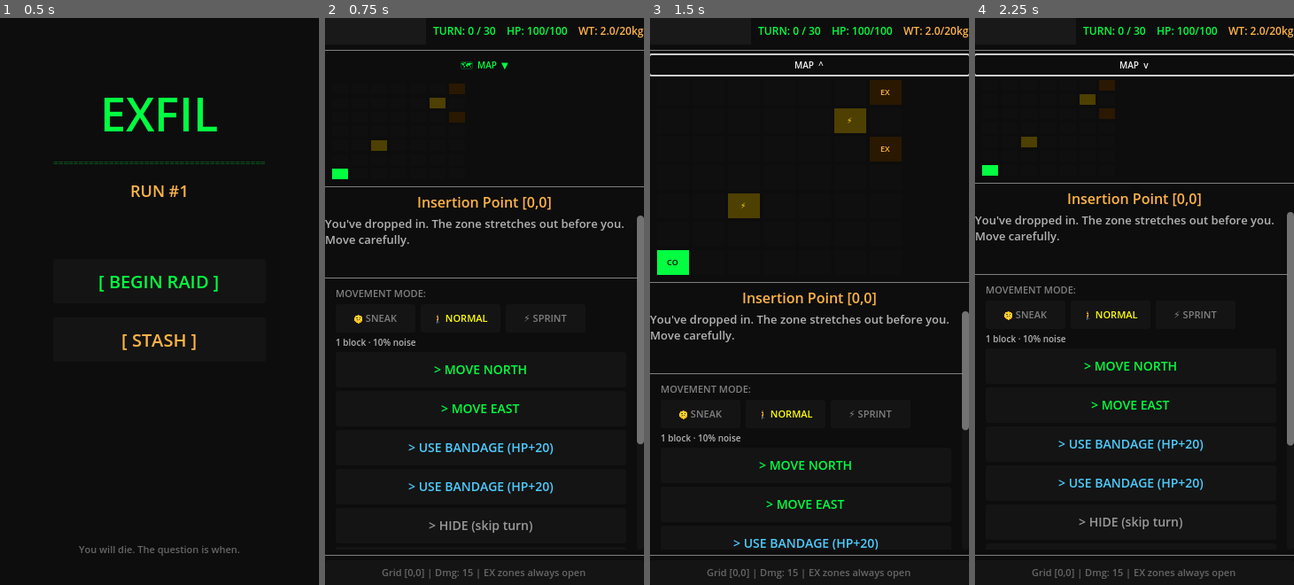
Above: before the commit, frames 1-4 (left to right).
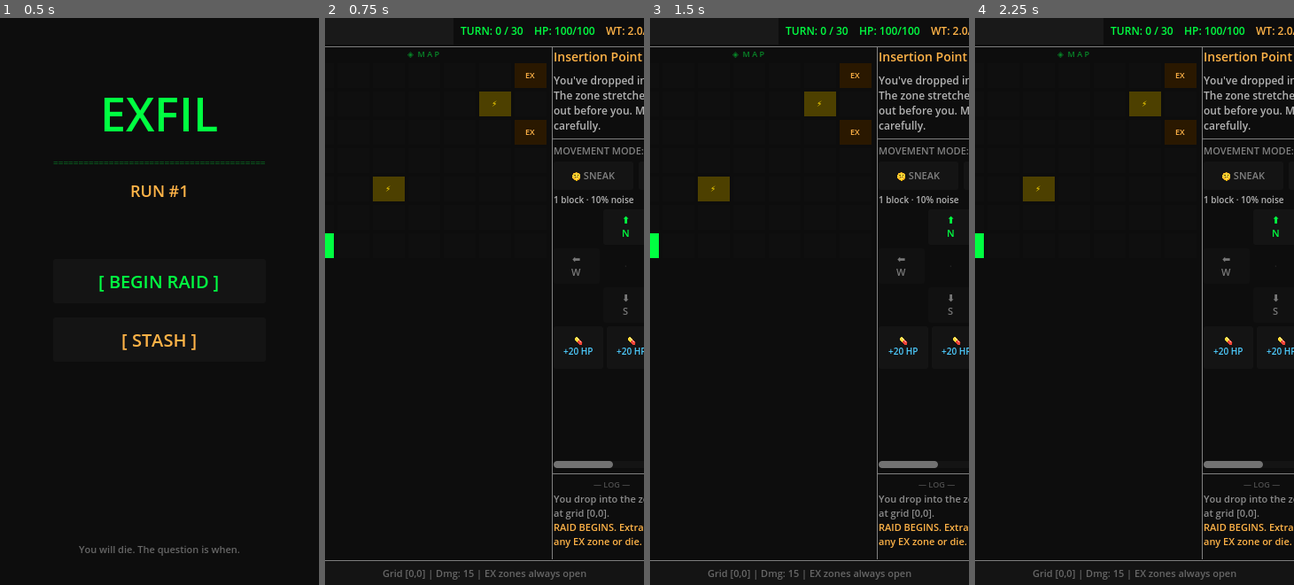
Above: after the commit, the same moments.

Repository: RJDray/Exfil
Game: Godot game, scene res://scenes/MainMenu.tscn
The game is run twice, just before and just after one commit, with the same random seed, the same clock (stepped at 60 frames per second) and the same inputs.
Inputs (mouse positions are in pixels of both pictures, inside the frame that each line leads up to):
- Up to frame 1 (0.5 s): no input
- Up to frame 2 (0.75 s): click "[ BEGIN RAID ]" at 0.5 s
- Up to frame 3 (1.5 s): click (809, 69) at 1.25 s, where only the run before the commit has a clickable "🗺 MAP ▼"
- Up to frame 4 (2.25 s): click (1134, 63) at 2 s, where only the run before the commit has a clickable "MAP ^"

Frame 1 is identical in both runs. In frame 2, 11% of the frame differs, in the area x 0-100%, y 1-100%; in frame 3, 12%; in frame 4, 12%.

Commit message:
feat(ui): split layout — map always left, D-pad compass, icon utility strip

Diff:
--- a/scenes/Raid.tscn
+++ b/scenes/Raid.tscn
@@ -27,6 +27,7 @@
 anchor_bottom = 1.0
 grow_horizontal = 2
 grow_vertical = 2
+theme_override_constants/separation = 0
 
 [node name="TopBar" type="HBoxContainer" parent="MainVBox"]
 layout_mode = 2
@@ -71,96 +72,106 @@
 
 [node name="Divider1" type="HSeparator" parent="MainVBox"]
 layout_mode = 2
-theme_override_colors/separator_color = Color(0, 1, 0.255, 0.3)
+theme_override_colors/separator_color = Color(0, 1, 0.255, 0.2)
 
-[node name="MapToggleBtn" type="Button" parent="MainVBox"]
+[node name="ContentHBox" type="HBoxContainer" parent="MainVBox"]
+layout_mode = 2
+size_flags_vertical = 3
+theme_override_constants/separation = 0
+
+[node name="LeftPanel" type="VBoxContainer" parent="MainVBox/ContentHBox"]
+layout_mode = 2
+custom_minimum_size = Vector2(210, 0)
+size_flags_horizontal = 0
+theme_override_constants/separation = 2
+
+[node name="MapTitle" type="Label" parent="MainVBox/ContentHBox/LeftPanel"]
+layout_mode = 2
+theme_override_colors/font_color = Color(0, 1, 0.255, 0.5)
+theme_override_font_sizes/font_size = 9
+text = "◈  M A P"
+horizontal_alignment = 1
+
+[node name="MinimapMargin" type="MarginContainer" parent="MainVBox/ContentHBox/LeftPanel"]
 unique_name_in_owner = true
 layout_mode = 2
-custom_minimum_size = Vector2(0, 22)
-theme_override_colors/font_color = Color(0, 1, 0.255, 1)
-theme_override_font_sizes/font_size = 10
-text = "🗺  MAP  ▼"
-flat = true
-alignment = 1
-
-[node name="MinimapMargin" type="MarginContainer" parent="MainVBox"]
-unique_name_in_owner = true
-layout_mode = 2
-theme_override_constants/margin_left = 8
-theme_override_constants/margin_right = 8
+theme_override_constants/margin_left = 4
+theme_override_constants/margin_right = 4
 theme_override_constants/margin_top = 2
 theme_override_constants/margin_bottom = 2
 
-[node name="MinimapGrid" type="GridContainer" parent="MainVBox/MinimapMargin"]
+[node name="MinimapGrid" type="GridContainer" parent="MainVBox/ContentHBox/LeftPanel/MinimapMargin"]
 unique_name_in_owner = true
 layout_mode = 2
 size_flags_horizontal = 3
 columns = 7
 
-[node name="MapDivider" type="HSeparator" parent="MainVBox"]
+[node name="VSeparator" type="VSeparator" parent="MainVBox/ContentHBox"]
 layout_mode = 2
-theme_override_colors/separator_color = Color(0, 1, 0.255, 0.3)
+theme_override_colors/separator_color = Color(0, 1, 0.255, 0.2)
 
-[node name="RoomTitle" type="Label" parent="MainVBox"]
+[node name="RightPanel" type="VBoxContainer" parent="MainVBox/ContentHBox"]
+layout_mode = 2
+size_flags_horizontal = 3
+theme_override_constants/separation = 4
+
+[node name="RoomTitle" type="Label" parent="MainVBox/ContentHBox/RightPanel"]
 unique_name_in_owner = true
 layout_mode = 2
+custom_minimum_size = Vector2(0, 24)
 theme_override_colors/font_color = Color(1, 0.702, 0.278, 1)
-theme_override_font_sizes/font_size = 16
-text = "ROOM NAME [0,0]"
+theme_override_font_sizes/font_size = 14
+text = "ROOM NAME"
 horizontal_alignment = 1
 
-[node name="ScrollContainer" type="ScrollContainer" parent="MainVBox"]
-layout_mode = 2
-size_flags_vertical = 3
-
-[node name="ContentVBox" type="VBoxContainer" parent="MainVBox/ScrollContainer"]
-layout_mode = 2
-size_flags_horizontal = 3
-size_flags_vertical = 3
-theme_override_constants/separation = 8
-
-[node name="RoomDesc" type="RichTextLabel" parent="MainVBox/ScrollContainer/ContentVBox"]
+[node name="RoomDesc" type="RichTextLabel" parent="MainVBox/ContentHBox/RightPanel"]
 unique_name_in_owner = true
 layout_mode = 2
-custom_minimum_size = Vector2(0, 60)
+custom_minimum_size = Vector2(0, 48)
 bbcode_enabled = true
-theme_override_colors/default_color = Color(0.7, 0.7, 0.7, 1)
-theme_override_font_sizes/normal_font_size = 13
+theme_override_colors/default_color = Color(0.65, 0.65, 0.65, 1)
+theme_override_font_sizes/normal_font_size = 12
 fit_content = true
 scroll_active = false
 text = ""
 
-[node name="Divider2" type="HSeparator" parent="MainVBox/ScrollContainer/ContentVBox"]
+[node name="Divider2" type="HSeparator" parent="MainVBox/ContentHBox/RightPanel"]
 layout_mode = 2
-theme_override_colors/separator_color = Color(0, 1, 0.255, 0.2)
+theme_override_colors/separator_color = Color(0, 1, 0.255, 0.15)
 
-[node name="ActionMargin" type="MarginContainer" parent="MainVBox/ScrollContainer/ContentVBox"]
+[node name="ActionScroll" type="ScrollContainer" parent="MainVBox/ContentHBox/RightPanel"]
 layout_mode = 2
-theme_override_constants/margin_left = 12
-theme_override_constants/margin_right = 12
+size_flags_vertical = 3
 
-[node name="ActionContainer" type="VBoxContainer" parent="MainVBox/ScrollContainer/ContentVBox/ActionMargin"]
+[node name="ActionContainer" type="VBoxContainer" parent="MainVBox/ContentHBox/RightPanel/ActionScroll"]
 unique_name_in_owner = true
 layout_mode = 2
+size_flags_horizontal = 3
 theme_override_constants/separation = 4
 
-[node name="Divider3" type="HSeparator" parent="MainVBox/ScrollContainer/ContentVBox"]
+[node name="Divider3" type="HSeparator" parent="MainVBox/ContentHBox/RightPanel"]
 layout_mode = 2
-theme_override_colors/separator_color = Color(0, 1, 0.255, 0.2)
+theme_override_colors/separator_color = Color(0, 1, 0.255, 0.15)
 
-[node name="LogLabel" type="Label" parent="MainVBox/ScrollContainer/ContentVBox"]
+[node name="LogSection" type="VBoxContainer" parent="MainVBox/ContentHBox/RightPanel"]
 layout_mode = 2
-theme_override_colors/font_color = Color(0.4, 0.4, 0.4, 1)
-theme_override_font_sizes/font_size = 10
-text = "— EVENT LOG —"
+custom_minimum_size = Vector2(0, 90)
+theme_override_constants/separation = 2
+
+[node name="LogLabel" type="Label" parent="MainVBox/ContentHBox/RightPanel/LogSection"]
+layout_mode = 2
+theme_override_colors/font_color = Color(0.3, 0.3, 0.3, 1)
+theme_override_font_sizes/font_size = 9
+text = "— LOG —"
 horizontal_alignment = 1
 
-[node name="LogText" type="RichTextLabel" parent="MainVBox/ScrollContainer/ContentVBox"]
+[node name="LogText" type="RichTextLabel" parent="MainVBox/ContentHBox/RightPanel/LogSection"]
 unique_name_in_owner = true
 layout_mode = 2
-custom_minimum_size = Vector2(0, 100)
+size_flags_vertical = 3
+custom_minimum_size = Vector2(0, 75)
 bbcode_enabled = true
-theme_override_colors/default_color = Color(0.6, 0.6, 0.6, 1)
+theme_override_colors/default_color = Color(0.55, 0.55, 0.55, 1)
 theme_override_font_sizes/normal_font_size = 11
 fit_content = true
 scroll_active = false
@@ -168,11 +179,11 @@
 
 [node name="Divider4" type="HSeparator" parent="MainVBox"]
 layout_mode = 2
-theme_override_colors/separator_color = Color(0, 1, 0.255, 0.3)
+theme_override_colors/separator_color = Color(0, 1, 0.255, 0.2)
 
 [node name="BottomBar" type="PanelContainer" parent="MainVBox"]
 layout_mode = 2
-custom_minimum_size = Vector2(0, 28)
+custom_minimum_size = Vector2(0, 26)
 
 [node name="StatusLabel" type="Label" parent="MainVBox/BottomBar"]
 unique_name_in_owner = true
--- a/scripts/Raid.gd
+++ b/scripts/Raid.gd
@@ -33,8 +33,7 @@
 @onready var log_text: RichTextLabel = %LogText
 @onready var status_label: Label = %StatusLabel
 @onready var minimap_grid: GridContainer = %MinimapGrid
-@onready var map_toggle_btn: Button = %MapToggleBtn
-var minimap_expanded: bool = false
+var minimap_expanded: bool = true  # Always expanded — map is always shown
 
 var event_log: Array = []
 
@@ -50,18 +49,11 @@
 		visited_rooms.append(col)
 	visited_rooms[0][0] = true
 	minimap_grid.columns = MAP_SIZE
-	map_toggle_btn.pressed.connect(_toggle_minimap)
 	_add_log("[color=#ffb347]RAID BEGINS. Extract at any EX zone or die.[/color]")
 	_add_log("You drop into the zone at grid [0,0].")
 	_update_ui()
 	_update_minimap()
 	_show_room()
-
-
-func _toggle_minimap() -> void:
-	minimap_expanded = !minimap_expanded
-	map_toggle_btn.text = "MAP  " + ("^" if minimap_expanded else "v")
-	_update_minimap()
 
 
 # --- Map Generation ---
@@ -462,11 +454,46 @@
 func _add_action_button(text: String, callback: Callable, color: Color = Color(0, 1, 0.25)) -> void:
 	var btn := Button.new()
 	btn.text = text
-	btn.custom_minimum_size = Vector2(0, 40)
+	btn.custom_minimum_size = Vector2(0, 34)
 	btn.add_theme_color_override("font_color", color)
-	btn.add_theme_font_size_override("font_size", 14)
+	btn.add_theme_font_size_override("font_size", 12)
 	btn.pressed.connect(callback)
 	action_container.add_child(btn)
+
+
+func _add_icon_btn(parent: Node, label: String, callback: Callable, color: Color) -> void:
+	var btn := Button.new()
+	btn.text = label
+	btn.custom_minimum_size = Vector2(56, 48)
+	btn.add_theme_font_size_override("font_size", 10)
+	btn.add_theme_color_override("font_color", color)
+	btn.pressed.connect(callback)
+	parent.add_child(btn)
+
+
+func _dpad_dir_btn(parent: Node, label: String, callback: Callable, enabled: bool) -> void:
+	var btn := Button.new()
+	btn.text = label
+	btn.custom_minimum_size = Vector2(52, 40)
+	btn.add_theme_font_size_override("font_size", 11)
+	if enabled:
+		btn.add_theme_color_override("font_color", Color(0, 1, 0.25))
+		btn.pressed.connect(callback)
+	else:
+		btn.add_theme_color_override("font_color", Color(0.2, 0.2, 0.2))
+		btn.disabled = true
+	parent.add_child(btn)
+
+
+func _dpad_spacer(parent: Node, text: String = "") -> void:
+	var lbl := Label.new()
+	lbl.text = text
+	lbl.custom_minimum_size = Vector2(52, 40)
+	lbl.add_theme_font_size_override("font_size", 10)
+	lbl.add_theme_color_override("font_color", Color(0.15, 0.15, 0.15))
+	lbl.horizontal_alignment = HORIZONTAL_ALIGNMENT_CENTER
+	lbl.vertical_alignment = VERTICAL_ALIGNMENT_CENTER
+	parent.add_child(lbl)
 
 
 func _show_normal_actions() -> void:
@@ -522,44 +549,52 @@
 	mode_desc.add_theme_font_size_override("font_size", 10)
 	action_container.add_child(mode_desc)
 
-	# Direction buttons (adapted text per mode)
-	var dir_prefix: String = ""
-	match move_mode:
-		"sneak": dir_prefix = "SNEAK"
-		"normal": dir_prefix = "MOVE"
-		"sprint": dir_prefix = "SPRINT"
-
-	if pos.y < MAP_SIZE - 1:
-		_add_action_button("> %s NORTH" % dir_prefix, _move_north)
-	if pos.y > 0:
-		_add_action_button("> %s SOUTH" % dir_prefix, _move_south)
-	if pos.x < MAP_SIZE - 1:
-		_add_action_button("> %s EAST" % dir_prefix, _move_east)
-	if pos.x > 0:
-		_add_action_button("> %s WEST" % dir_prefix, _move_west)
-
-	# Loot
+	# D-pad compass for movement
+	var can_n := pos.y < MAP_SIZE - 1
+	var can_s := pos.y > 0
+	var can_e := pos.x < MAP_SIZE - 1
+	var can_w := pos.x > 0
+
+	var dpad := GridContainer.new()
+	dpad.columns = 3
+	dpad.add_theme_constant_override("h_separation", 4)
+	dpad.add_theme_constant_override("v_separation", 4)
+	action_container.add_child(dpad)
+
+	# Row 1: [empty] [N] [empty]
+	_dpad_spacer(dpad)
+	_dpad_dir_btn(dpad, "⬆\nN", _move_north, can_n)
+	_dpad_spacer(dpad)
+	# Row 2: [W] [·] [E]
+	_dpad_dir_btn(dpad, "⬅\nW", _move_west, can_w)
+	_dpad_spacer(dpad, "·")
+	_dpad_dir_btn(dpad, "➡\nE", _move_east, can_e)
+	# Row 3: [empty] [S] [empty]
+	_dpad_spacer(dpad)
+	_dpad_dir_btn(dpad, "⬇\nS", _move_south, can_s)
+	_dpad_spacer(dpad)
+
+	# Utility icon strip
 	var room: Dictionary = rooms[pos.x][pos.y]
+	var strip := HBoxContainer.new()
+	strip.add_theme_constant_override("separation", 4)
+	action_container.add_child(strip)
+
 	if not room["is_looted"] and room["loot"].size() > 0:
-		_add_action_button("> LOOT ROOM", _loot_room, Color(1, 0.702, 0.278))
-
-	# Meds in inventory
+		_add_icon_btn(strip, "📦\nLOOT", _loot_room, Color(1, 0.702, 0.278))
+
+	# Meds as icon buttons
 	for i in GameData.inventory.size():
 		var item: Dictionary = GameData.inventory[i]
 		if item.get("type") == "med":
-			var btn_text := "> USE %s (HP+%d)" % [item["name"].to_upper(), item.get("heal", 0)]
 			var idx := i
-			_add_action_button(btn_text, func(): _use_med(idx), Color(0.3, 0.8, 1.0))
-
-	# Hide (skip turn)
-	_add_action_button("> HIDE (skip turn)", _hide, Color(0.6, 0.6, 0.6))
-
-	# Inventory
-	_add_action_button("> CHECK INVENTORY", _check_inventory, Color(0.6, 0.6, 0.6))
-
-	# Extract — always available at EX zones
+			_add_icon_btn(strip, "💊\n+%d HP" % item.get("heal", 0), func(): _use_med(idx), Color(0.3, 0.8, 1.0))
+
+	_add_icon_btn(strip, "🫥\nHIDE", _hide, Color(0.55, 0.55, 0.55))
+	_add_icon_btn(strip, "🎒\nITEMS", _check_inventory, Color(0.55, 0.55, 0.55))
+
 	if room["is_extract"]:
-		_add_action_button(">> EXTRACT <<", _extract, Color(0, 1, 0))
+		_add_icon_btn(strip, "🏁\nEXIT!", _extract, Color(0, 1, 0))
 
 
 func _update_actions() -> void:
